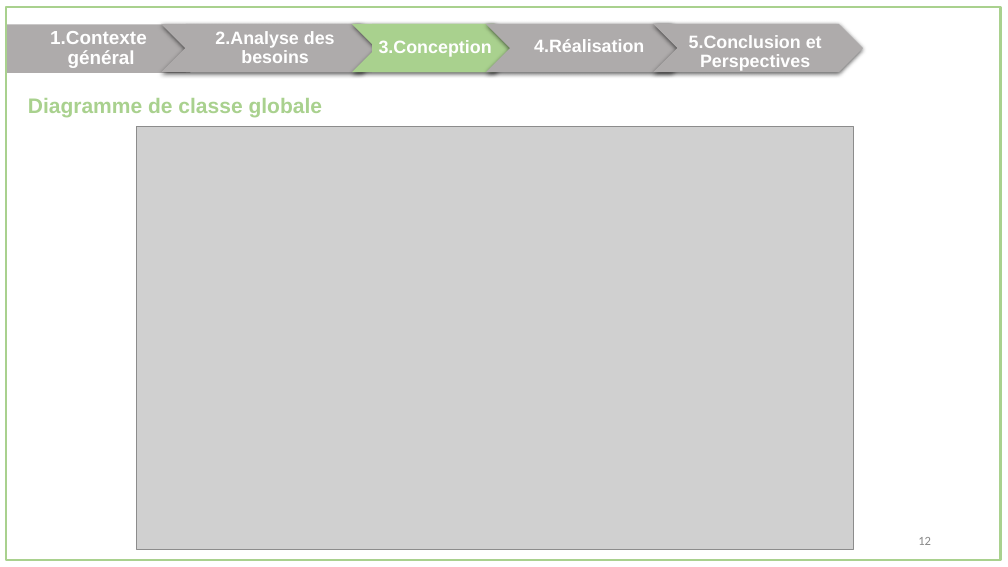
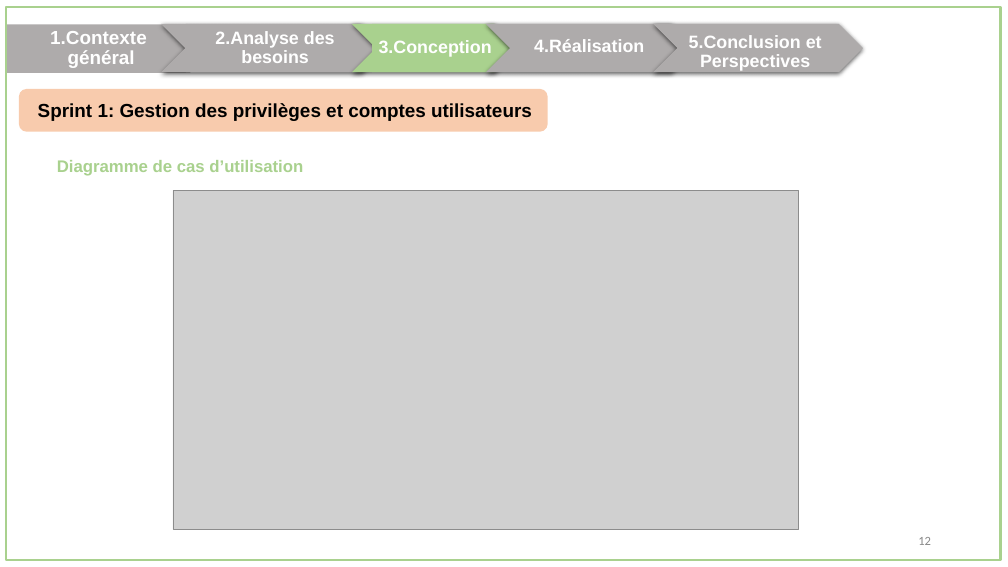
Before and after one commit to oussema1-hub/Rapport-Conception, a slide deck: slide 15 of presentation.pptx (slide 14 before the commit). Drawn at 1008x567 pixels with LibreOffice and Linux fonts; fonts in the diff are those of the drawing; grey boxes stand for pictures. Boxes give left, top, right and bottom in pixels: in the first picture for what was removed or moved away, otherwise in the second. Text is boxed around its words. In the diff, an @@ line names an element or a change of style, - is before the commit and + after.

```diff
--- a/presentation.pptx
+++ b/presentation.pptx
@@ rounded rectangle added at box(20, 90, 547, 131), fill #F8CBAD, outline #F8CBAD 2 pt, 18 pt, text #000000, bold @@
+Sprint 1: Gestion des privilèges et comptes utilisateurs
@@ text at box(57, 160, 303, 176): text changed; size 20 to 16 pt @@
-Diagramme de classe globale
+Diagramme de cas d’utilisation
@@ picture: place and size @@
-picture at box(136, 126, 854, 549)
+picture at box(173, 191, 799, 529)
```
Also in this commit, not shown: 12 other slides changed, 6 slides added, 11 other files.
